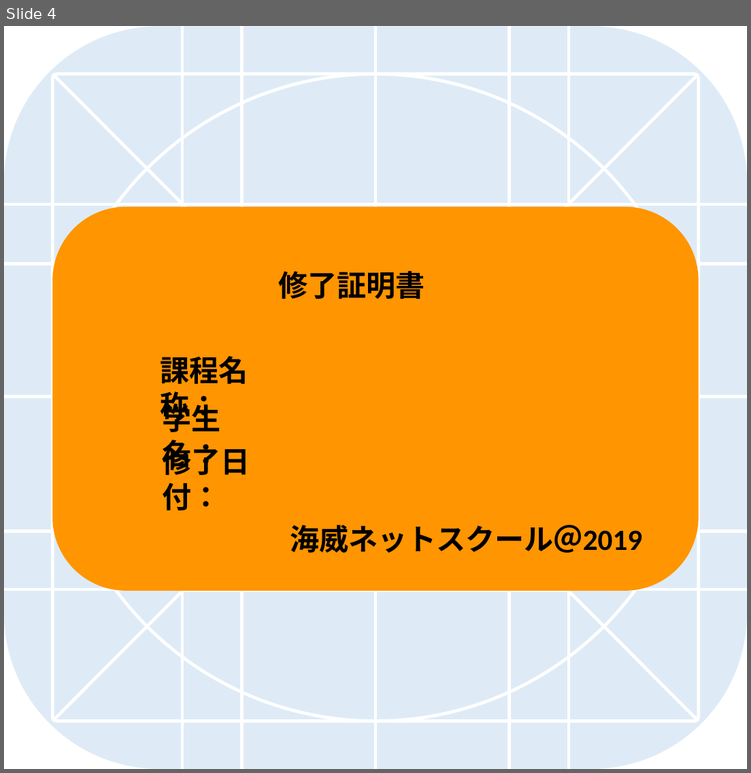
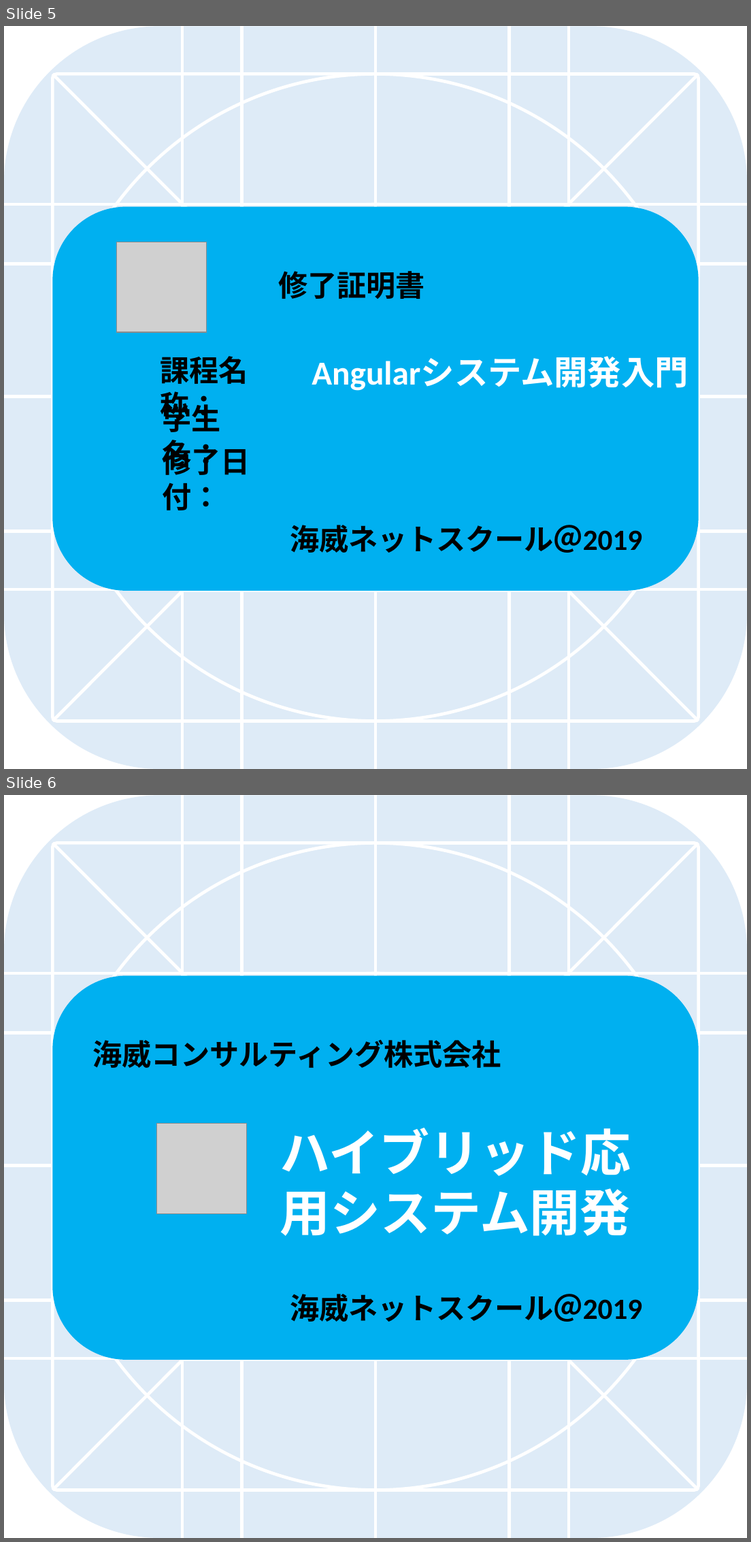
Before and after one commit to tangzitong/wohApp, a slide deck: design/icon-template.pptx. Shown one above the other, each under a label of ours: slide 4 before the commit, slides 5 and 6 after it. The pictures are 751x773 and 751x1542 pixels, drawn with LibreOffice and Linux fonts; fonts in the diff are those of the drawing; grey boxes stand for pictures. Boxes give left, top, right and bottom in pixels: in the first picture for what was removed or moved away, otherwise in the second. Text is boxed around its words. In the diff, an @@ line names an element or a change of style, - is before the commit and + after.

```diff
--- a/design/icon-template.pptx
+++ b/design/icon-template.pptx
@@ slide 6 added at [4,795,747,1538], background #FFFFFF @@
@@ rounded rectangle added at [52,975,698,1359], fill #00B0F0 @@
@@ text added at [92,1040,501,1068], 28 pt, text #000000, bold @@
+海威コンサルティング株式会社
@@ picture added at [156,1123,246,1213] @@
@@ text added at [279,1128,630,1236], 48 pt, text #FFFFFF, bold @@
+ハイブリッド応用システム開発
@@ group added at [4,795,747,1538]: 12 lines, 5 rounded rectangles @@
@@ text added at [290,1293,642,1321], 28 pt, text #000000, bold @@
+海威ネットスクール＠2019
@@ what was slide 4 is now slide 5 @@
@@ slide 5 changed as well @@
@@ rounded rectangle at [52,206,698,590]: fill #FF9500 to #00B0F0 @@
@@ picture added at [116,242,206,331] @@
@@ text added at [311,357,688,390], 32 pt, text #FFFFFF, bold @@
+Angularシステム開発入門
```
Also in this commit, not shown: 10 other slides added, 2 slides removed, 25 other files.
